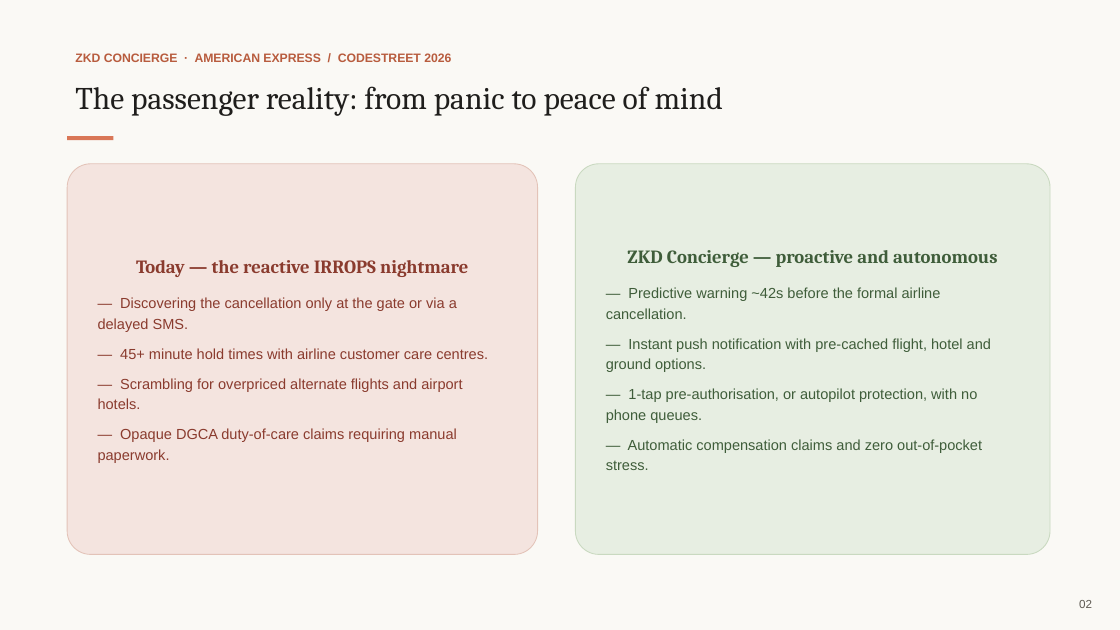
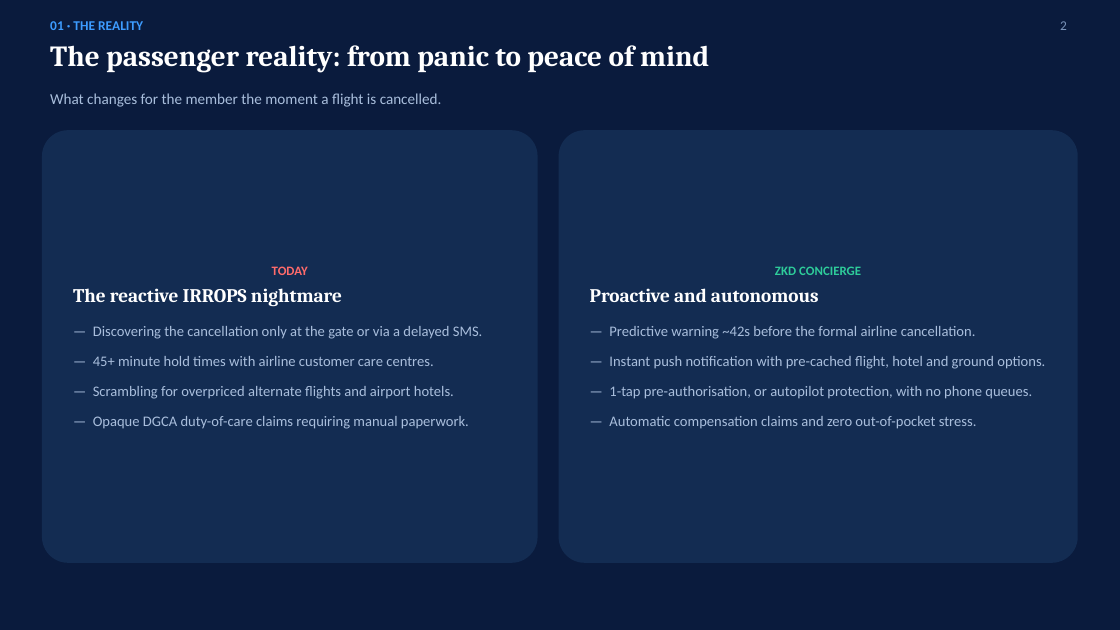
Before and after one commit to Krishna-529/amex-hackathon-2026, a slide deck: slide 2 of assets/deck/ZKD_Concierge_Codestreet_2026.pptx. Drawn at 1120x630 pixels with LibreOffice and Linux fonts; fonts in the diff are those of the drawing. Boxes give left, top, right and bottom in pixels: in the first picture for what was removed or moved away, otherwise in the second. Text is boxed around its words. In the diff, an @@ line names an element or a change of style, - is before the commit and + after.

Commit message:
Restyle pitch deck to match PPT.pptx's design system
Replace the earlier Claude-brand attempt with the team's own visual
language from assets/deck/PPT.pptx: deep navy background, electric-
blue accent (#3D9CFF), Cambria headlines over Calibri body copy, and
colored status labels (red/green/amber/purple) on flat card panels.
Content and slide structure are unchanged.

```diff
--- a/assets/deck/ZKD_Concierge_Codestreet_2026.pptx
+++ b/assets/deck/ZKD_Concierge_Codestreet_2026.pptx
@@ background #FFFFFF to #0A1B3D @@
@@ rectangle removed at [0,0,1120,630] @@
@@ text added at [50,21,143,30], 11.5 pt, text #3D9CFF, bold @@
+01 · THE REALITY
@@ text added at [1060,21,1067,30], 11.5 pt, text #7B94BA @@
+2
@@ text "The passenger reality: from panic ...": place and size @@
-text "The passenger reality: from panic ..." at [75,86,723,116]
+text "The passenger reality: from panic ..." at [50,45,709,73]
@@ text "The passenger reality: from panic ..." at [50,45,709,73]: size 27 to 25 pt, text colour #1F1E1C to #FFFFFF, bold on @@
@@ text removed at [75,53,451,62] @@
-ZKD CONCIERGE · AMERICAN EXPRESS / CODESTREET 2026
@@ text added at [50,93,442,107], 13 pt, text #A9BEDC @@
+What changes for the member the moment a flight is cancelled.
@@ rounded rectangle "TODAY": place and size @@
-rounded rectangle "TODAY" at [67,164,538,555]
+rounded rectangle "TODAY" at [42,130,538,563]
@@ rounded rectangle "TODAY" at [42,130,538,563]: fill #F4E4DF to #132C52; outline #E3C3B8 0.75 pt to none @@
@@ rectangle removed at [67,136,113,140] @@
@@ rounded rectangle "ZKD CONCIERGE": place and size @@
-rounded rectangle "ZKD CONCIERGE" at [576,164,1050,555]
+rounded rectangle "ZKD CONCIERGE" at [559,130,1078,563]
@@ rounded rectangle "ZKD CONCIERGE" at [559,130,1078,563]: fill #E7EEE2 to #132C52; outline #C9D9C0 0.75 pt to none @@
@@ text in rounded rectangle at [73,266,342,307]: text changed; size 16 to 16.5 pt; text colour #8A3B2E to #FFFFFF @@
-Today — the reactive IRROPS nightmare
+TODAY
+The reactive IRROPS nightmare
@@ text in rounded rectangle at [590,266,861,302]: text changed; size 16 to 16.5 pt; text colour #3F5D3A to #FFFFFF @@
-ZKD Concierge — proactive and autonomous
+ZKD CONCIERGE
+Proactive and autonomous
@@ text in rounded rectangle at [93,326,482,429]: font Arial to Calibri, text colour #8A3B2E to #A9BEDC in "— Discovering the cancellation only at the ...", "— 45+ minute hold times with airline ...", "— Scrambling for overpriced alternate flights and ...", "— Opaque DGCA duty-of-care claims requiring manual ..."; line spacing 1.18 to 1.2 @@
@@ text in rounded rectangle at [609,326,1045,429]: font Arial to Calibri, text colour #3F5D3A to #A9BEDC in "— Predictive warning ~42s before the formal ...", "— Instant push notification with pre-cached flight, ...", "— 1-tap pre-authorisation, or autopilot protection, with ...", "— Automatic compensation claims and zero out-of-pocket ..."; line spacing 1.18 to 1.2 @@
@@ text removed at [1079,600,1092,608] @@
-02
```
Also in this commit, not shown: 9 other slides changed, 1 other file.
